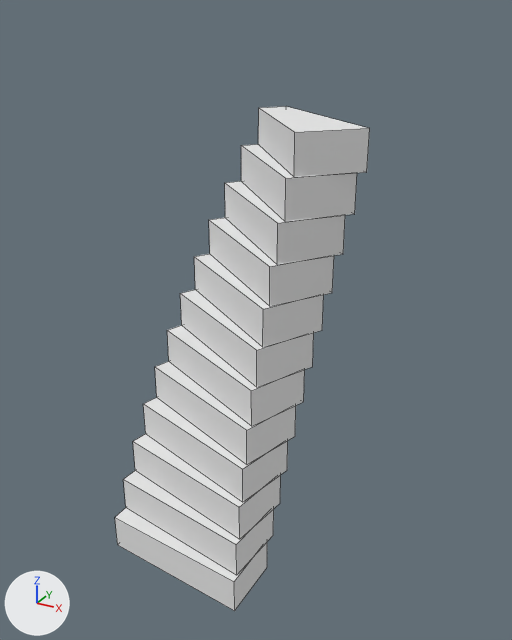
What one commit did to the Blender file blend/stair.blend.
Both versions are drawn from a 50 mm camera at (0.91, -2.91, 3.14) aimed at (-1.0, 0.56, 1.41). Lighting does not change. The marker at lower left points along +X, +Y and +Z. Mesh edges are drawn as thin lines.
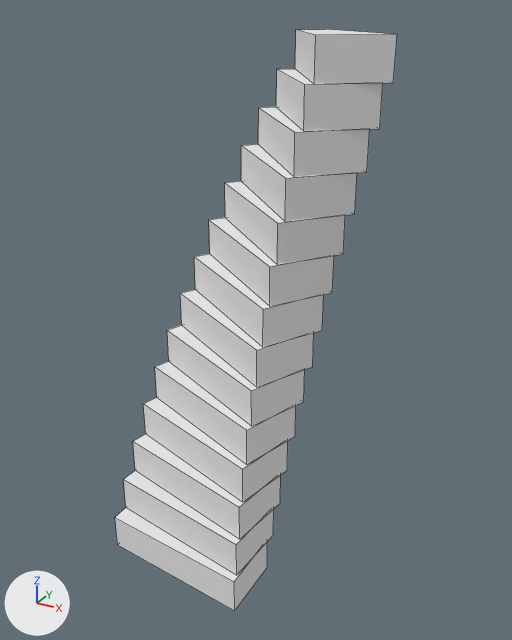
What changed in the scene script:
```text
Change ob_cube:
    where _m = ob_cube.modifiers.new('Array', 'ARRAY')
    _m.count: 12 -> 14
```

Location of each change, [x1, y1, x2, y2] in pixels of the pictures (512 x 640 px):
'Cube', modifiers changed (11% wider, 15% taller): before [115, 106, 370, 611]; after [115, 29, 397, 611]
